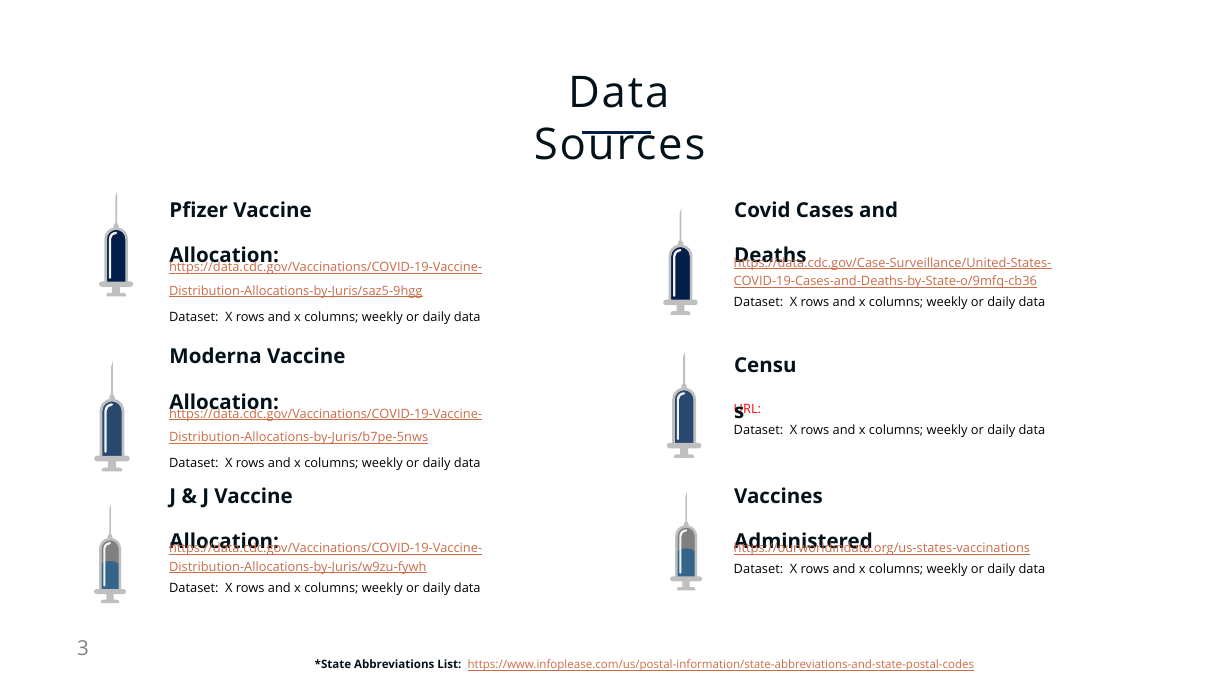
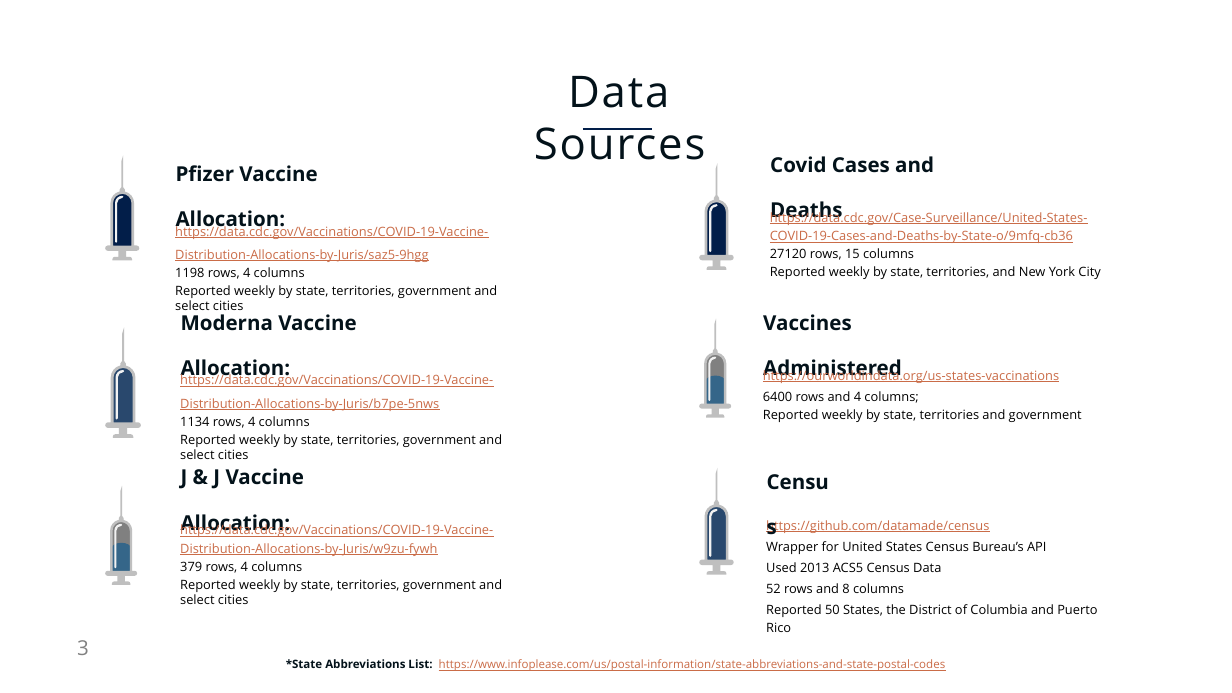
Before and after one commit to AnneNiemiec/Project_One, a slide deck: slide 3 of presentation/Project_one.pptx. Drawn at 1232x693 pixels with LibreOffice and Linux fonts; fonts in the diff are those of the drawing. Boxes give left, top, right and bottom in pixels: in the first picture for what was removed or moved away, otherwise in the second. Text is boxed around its words. In the diff, an @@ line names an element or a change of style, - is before the commit and + after.

```diff
--- a/presentation/Project_one.pptx
+++ b/presentation/Project_one.pptx
@@ line moved from (582, 133) - (651, 133) to (583, 129) - (652, 129) @@
@@ 4 freeform shapes, 1 text moved together from (x1=98, y1=191, x2=311, y2=296) to (x1=104, y1=155, x2=317, y2=260) @@
@@ 4 freeform shapes, 1 text moved together from (x1=663, y1=201, x2=898, y2=315) to (x1=699, y1=156, x2=934, y2=270) @@
@@ text "https://data.cdc.gov/Case-Surveillance/United-States-COVID-1 ..." moved from (x1=734, y1=254, x2=1052, y2=309) to (x1=770, y1=210, x2=1100, y2=279) @@
@@ text "https://data.cdc.gov/Vaccinations/COVID-19-Vaccine-Distribut ..." moved from (x1=169, y1=259, x2=482, y2=324) to (x1=175, y1=223, x2=497, y2=310) @@
@@ text at (x1=175, y1=267, x2=497, y2=310): text changed @@
-Dataset: X rows and x columns; weekly or daily data
+1198 rows, 4 columns
+Reported weekly by state, territories, government and select cities
@@ text at (x1=770, y1=248, x2=1100, y2=279): text changed @@
-Dataset: X rows and x columns; weekly or daily data
+27120 rows, 15 columns
+Reported weekly by state, territories, and New York City
@@ 4 freeform shapes, 1 text moved together from (x1=93, y1=347, x2=345, y2=471) to (x1=104, y1=314, x2=356, y2=438) @@
@@ text "Vaccines Administered" moved from (x1=734, y1=487, x2=873, y2=555) to (x1=763, y1=314, x2=902, y2=382) @@
@@ text "https://data.cdc.gov/Vaccinations/COVID-19-Vaccine-Distribut ..." moved from (x1=169, y1=406, x2=482, y2=470) to (x1=180, y1=372, x2=502, y2=459) @@
@@ 4 freeform shapes moved together from (x1=670, y1=491, x2=703, y2=591) to (x1=699, y1=318, x2=732, y2=418) @@
@@ text "https://ourworldindata.org/us-states-vaccinations" moved from (x1=734, y1=540, x2=1046, y2=576) to (x1=763, y1=367, x2=1082, y2=422) @@
@@ text at (x1=180, y1=416, x2=502, y2=459): text changed @@
-Dataset: X rows and x columns; weekly or daily data
+1134 rows, 4 columns
+Reported weekly by state, territories, government and select cities
@@ text at (x1=763, y1=391, x2=1082, y2=422): text changed @@
-Dataset: X rows and x columns; weekly or daily data
+6400 rows and 4 columns;
+Reported weekly by state, territories and government
@@ freeform shape moved from (x1=666, y1=350, x2=702, y2=458) to (x1=699, y1=467, x2=735, y2=575) @@
@@ 2 freeform shapes, 1 text moved together from (x1=673, y1=355, x2=811, y2=444) to (x1=705, y1=505, x2=989, y2=561) @@
@@ freeform shape moved from (x1=673, y1=388, x2=695, y2=444) to (x1=706, y1=505, x2=727, y2=561) @@
@@ 4 freeform shapes, 1 text moved together from (x1=93, y1=487, x2=292, y2=603) to (x1=104, y1=468, x2=304, y2=585) @@
@@ text "https://data.cdc.gov/Vaccinations/COVID-19-Vaccine-Distribut ..." moved from (x1=169, y1=540, x2=482, y2=595) to (x1=180, y1=522, x2=502, y2=604) @@
@@ text at (x1=766, y1=520, x2=1097, y2=632): text changed @@
-URL:
-Dataset: X rows and x columns; weekly or daily data
+https://github.com/datamade/census
+Wrapper for United States Census Bureau’s API
+Used 2013 ACS5 Census Data
+52 rows and 8 columns
+Reported 50 States, the District of Columbia and Puerto Rico
@@ text at (x1=180, y1=561, x2=502, y2=604): text changed @@
-Dataset: X rows and x columns; weekly or daily data
+379 rows, 4 columns
+Reported weekly by state, territories, government and select cities
@@ text "*State Abbreviations List: https://www.infoplease.com/us/pos ..." moved from (x1=315, y1=659, x2=975, y2=671) to (x1=286, y1=659, x2=946, y2=671) @@
```
Also in this commit, not shown: 6 other slides changed, 7 slides added, 5 slides removed, 2 other files.
